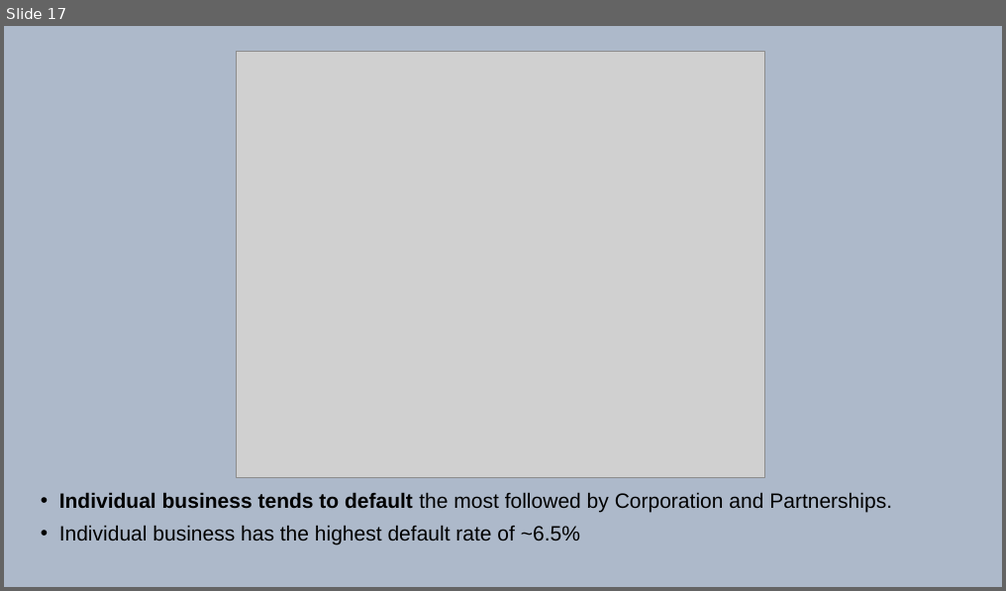
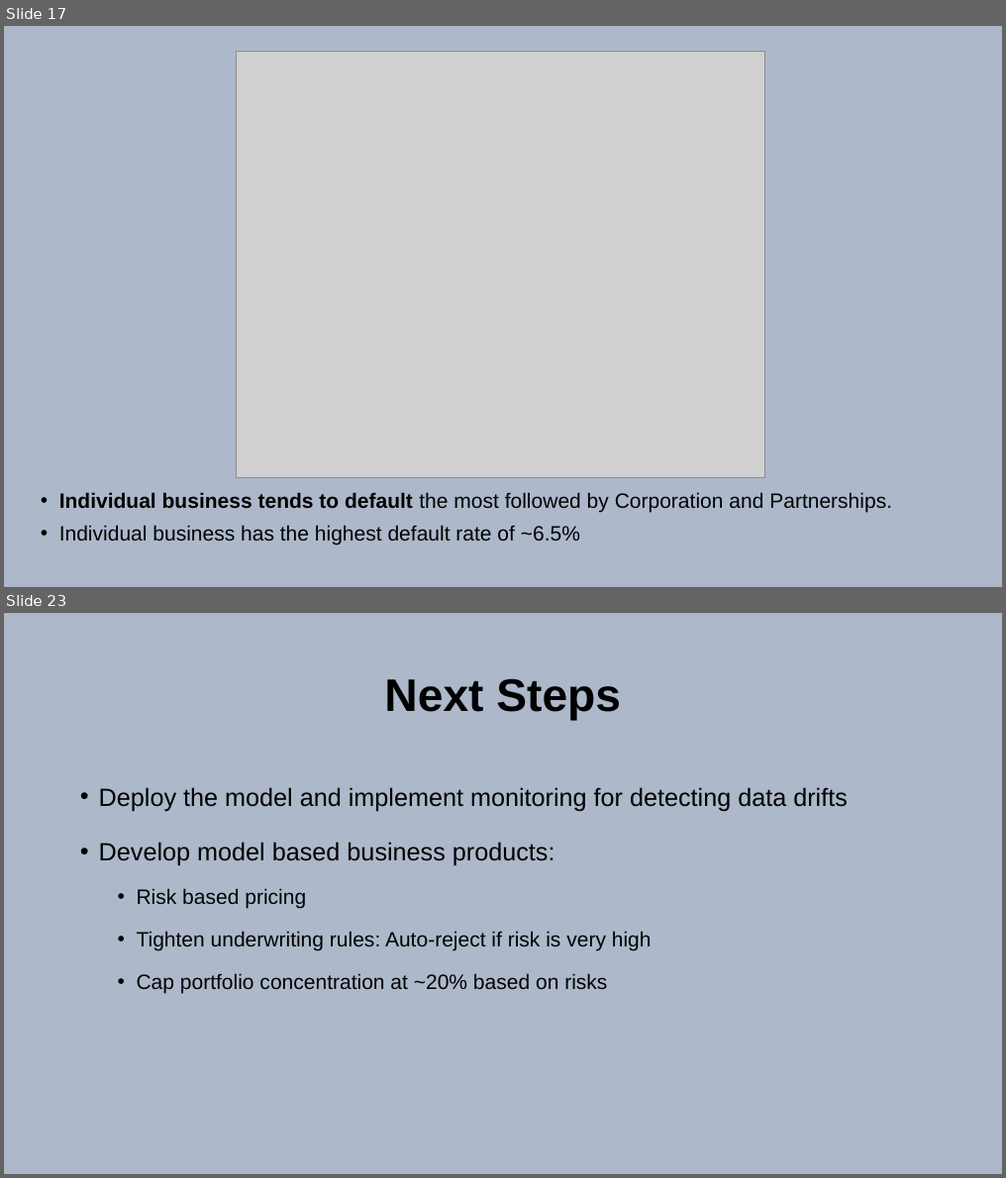
Before and after one commit to DineshDK672/Ryewalk_assignment, a slide deck: SBA 7(a) Presentation.pptx. Shown one above the other, each under a label of ours: slide 17 before the commit, slides 17 and 23 after it; the slides between them are not shown. The pictures are 1006x591 and 1006x1178 pixels, drawn with LibreOffice and Linux fonts; fonts in the diff are those of the drawing; grey boxes stand for pictures. Boxes give left, top, right and bottom in pixels: in the first picture for what was removed or moved away, otherwise in the second. Text is boxed around its words. In the diff, an @@ line names an element or a change of style, - is before the commit and + after.

```diff
--- a/SBA 7(a) Presentation.pptx
+++ b/SBA 7(a) Presentation.pptx
@@ slide 23 added at [4, 613, 1002, 1174], background #ADB9CA @@
@@ title added at [384, 678, 621, 721], 44 pt, text #000000, bold @@
+Next Steps
@@ text added at [99, 787, 847, 994], 20 pt, text #000000 @@
+• Deploy the model and implement monitoring for detecting data drifts
+• Develop model based business products:
+  • Risk based pricing
+  • Tighten underwriting rules: Auto-reject if risk is very high
+  • Cap portfolio concentration at ~20% based on risks
```
Also in this commit, not shown: 6 slides changed, 5 other slides added, 1 other file.
